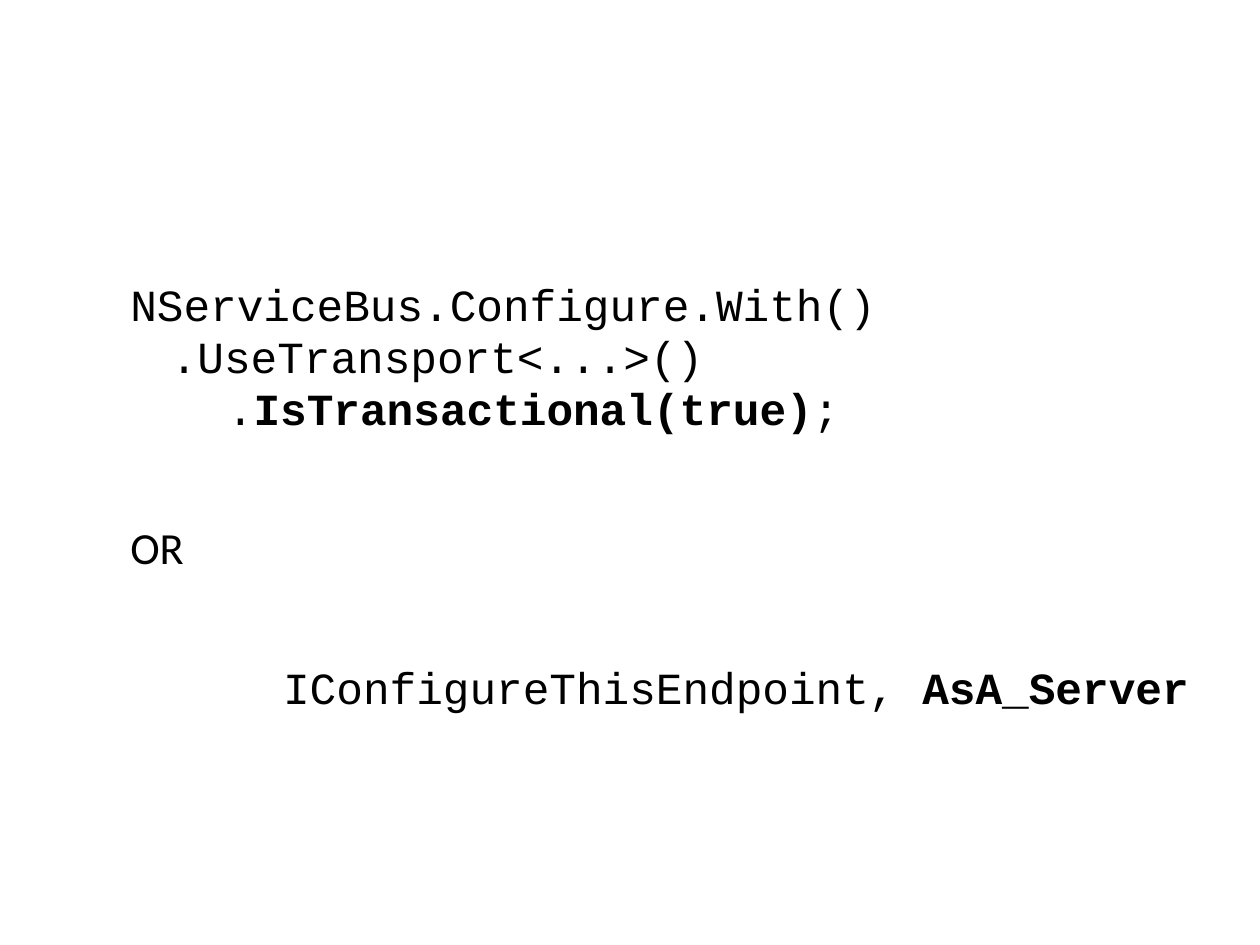
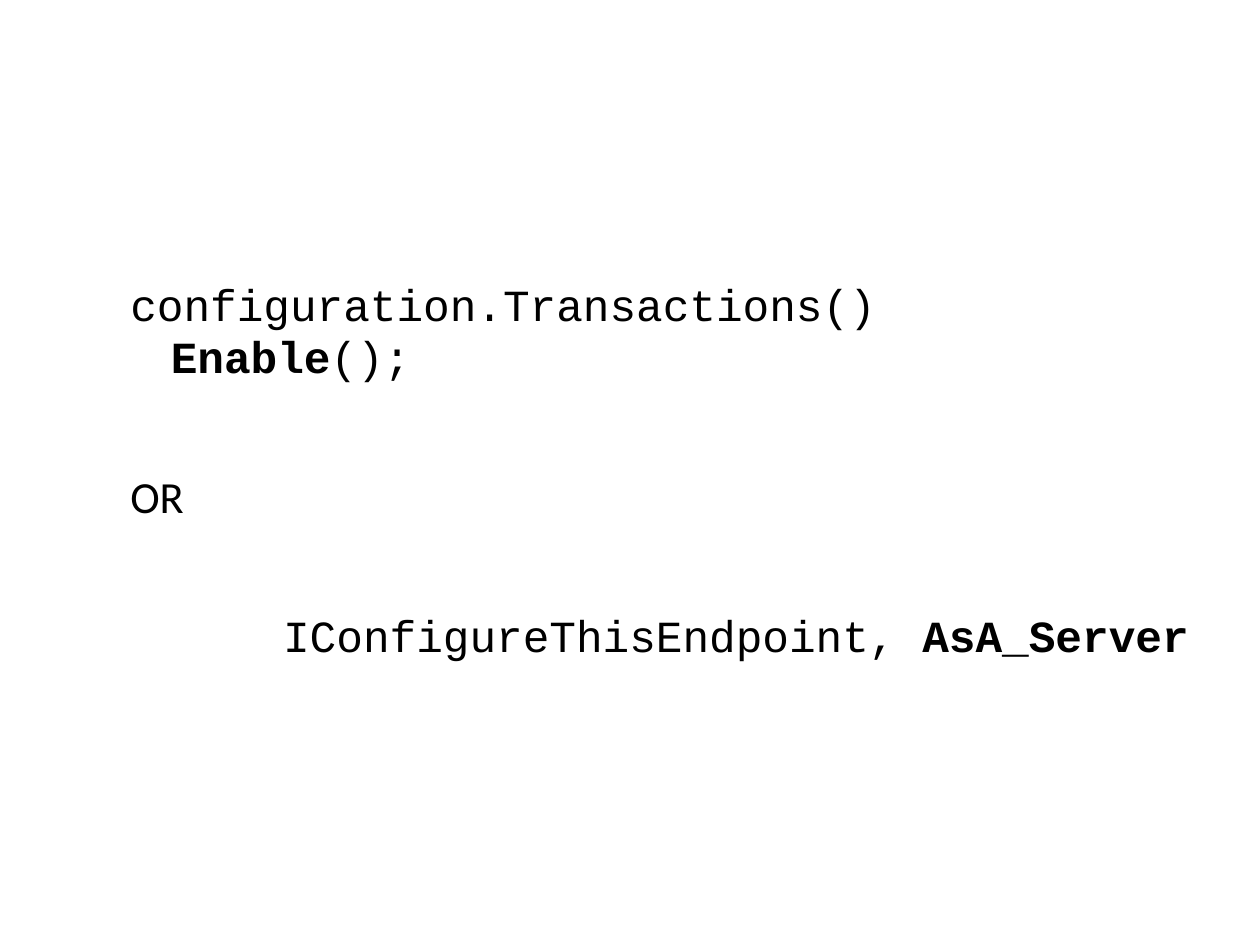
Before and after one commit to Particular/Course.Slides, a slide deck: slide 27 of EnterpriseDevelopmentWithNServiceBus.pptx. Drawn at 1260x945 pixels with LibreOffice and Linux fonts; fonts in the diff are those of the drawing; background and template pictures are left out. Boxes give left, top, right and bottom in pixels: in the first picture for what was removed or moved away, otherwise in the second. Text is boxed around its words. In the diff, an @@ line names an element or a change of style, - is before the commit and + after.

```diff
--- a/EnterpriseDevelopmentWithNServiceBus.pptx
+++ b/EnterpriseDevelopmentWithNServiceBus.pptx
@@ text at (x1=130, y1=290, x2=876, y2=383): text changed @@
-  NServiceBus.Configure.With()
-  .UseTransport<...>()
-  .IsTransactional(true);
+  configuration.Transactions()
+  Enable();
```
Also in this commit, not shown: 3 other slides changed, 1 other file.
